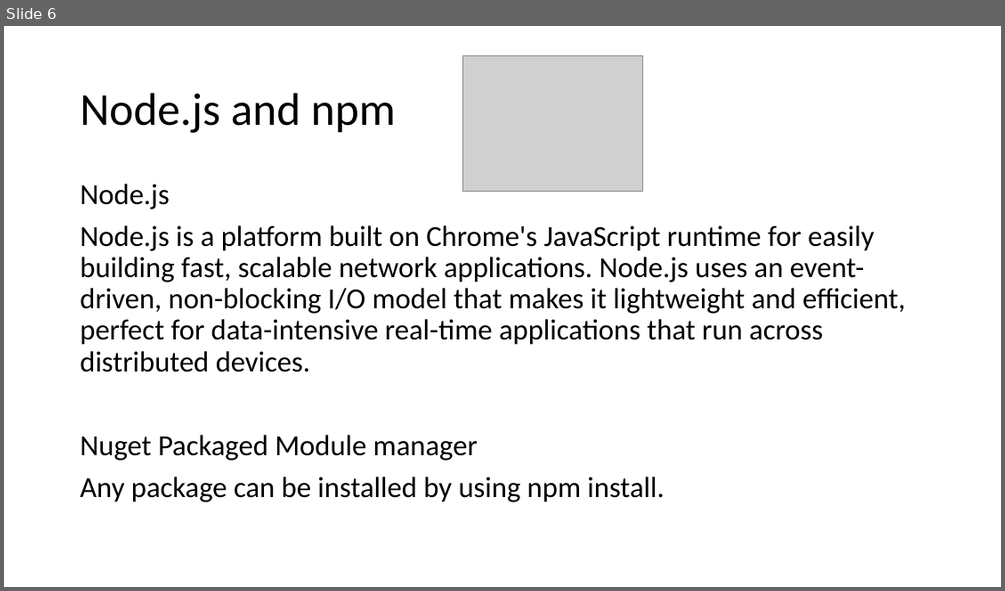
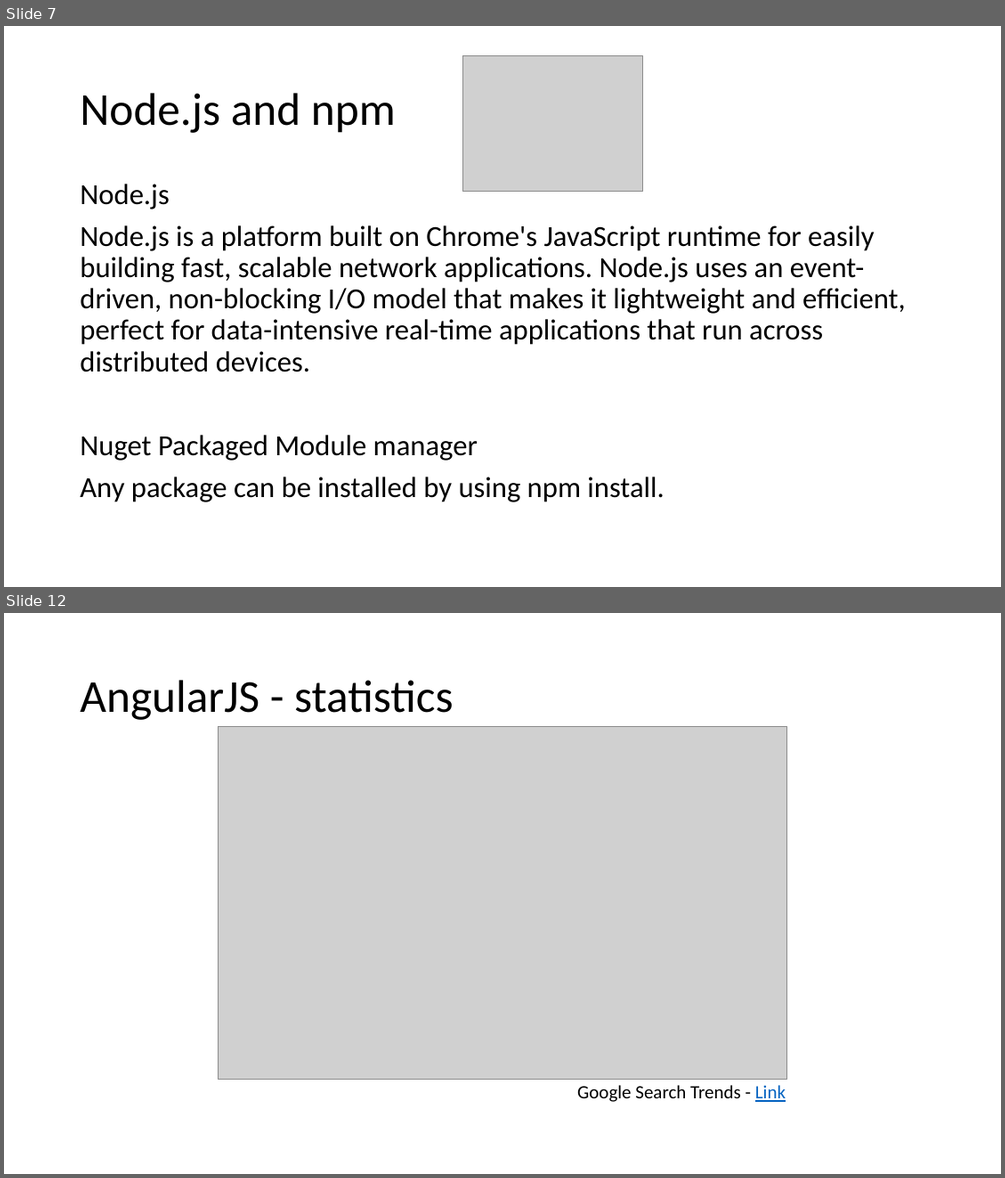
Before and after one commit to artuste/angularjs-json, a slide deck: doc/Presentation_Front_End.pptx. Shown one above the other, each under a label of ours: slide 6 before the commit, slides 7 and 12 after it; the slides between them are not shown. The pictures are 1005x591 and 1005x1178 pixels, drawn with LibreOffice and Linux fonts; fonts in the diff are those of the drawing; grey boxes stand for pictures; background and template pictures are left out. Boxes give left, top, right and bottom in pixels: in the first picture for what was removed or moved away, otherwise in the second. Text is boxed around its words. In the diff, an @@ line names an element or a change of style, - is before the commit and + after.

```diff
--- a/doc/Presentation_Front_End.pptx
+++ b/doc/Presentation_Front_End.pptx
@@ slide 12 added at (4,613,1001,1174), background #FFFFFF @@
@@ title added at (80,680,453,720), 44 pt, text #000000 @@
+AngularJS - statistics
@@ picture added at (218,727,787,1078) @@
@@ text added at (577,1085,785,1102), 18 pt, text #000000 @@
+Google Search Trends - Link
@@ what was slide 6 is now slide 7 @@
```
Also in this commit, not shown: 8 slides changed, 5 other slides added.
